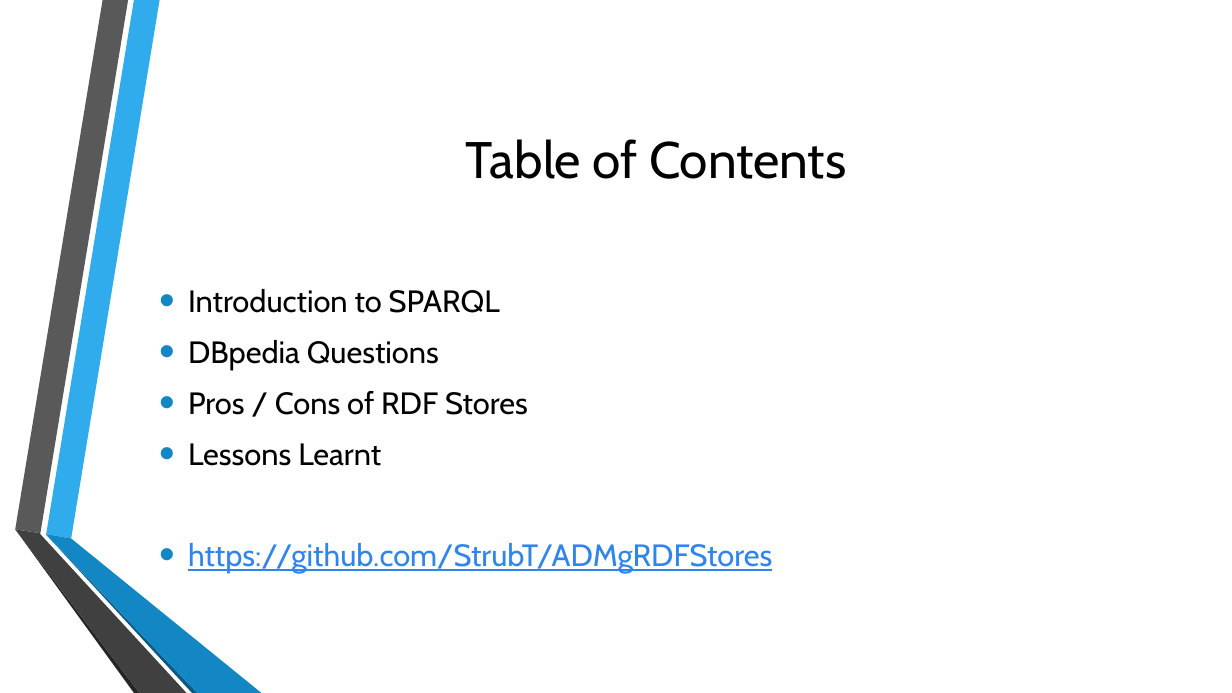
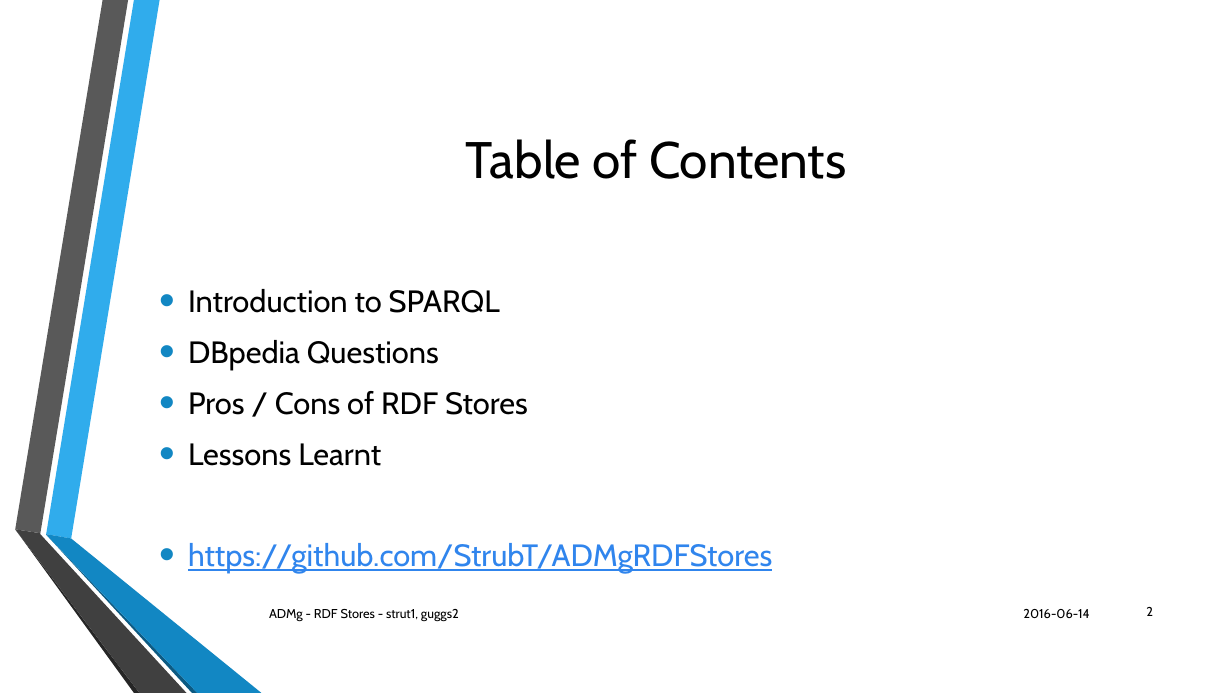
Before and after one commit to StrubT/ADMgRDFStores, a slide deck: slide 2 of presentation.pptx. Drawn at 1232x693 pixels with LibreOffice and Linux fonts; fonts in the diff are those of the drawing; background and template pictures are left out. Boxes give left, top, right and bottom in pixels: in the first picture for what was removed or moved away, otherwise in the second. Text is boxed around its words. In the diff, an @@ line names an element or a change of style, - is before the commit and + after.

```diff
--- a/presentation.pptx
+++ b/presentation.pptx
@@ text added at (269, 609, 459, 622), 10 pt, text #000000 @@
+ADMg - RDF Stores - strut1, guggs2
@@ text added at (1023, 609, 1089, 618), 10 pt, text #000000 @@
+2016-06-14
@@ page number added at (1146, 607, 1153, 616), 10 pt, text #000000 @@
+2
```
Also in this commit, not shown: 8 other slides changed, 1 other file.
